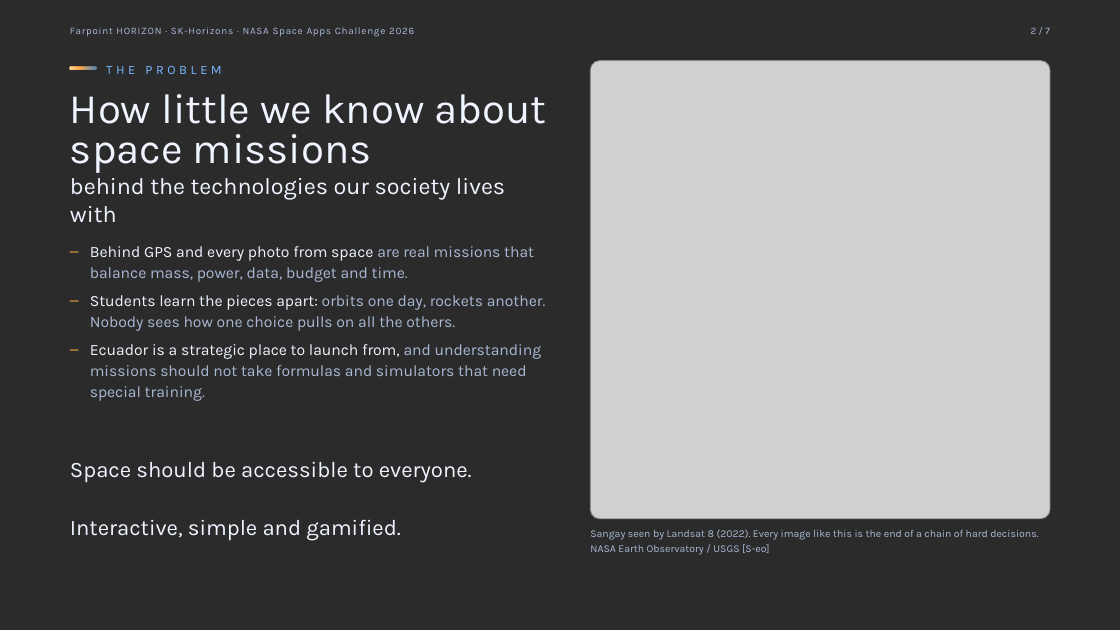
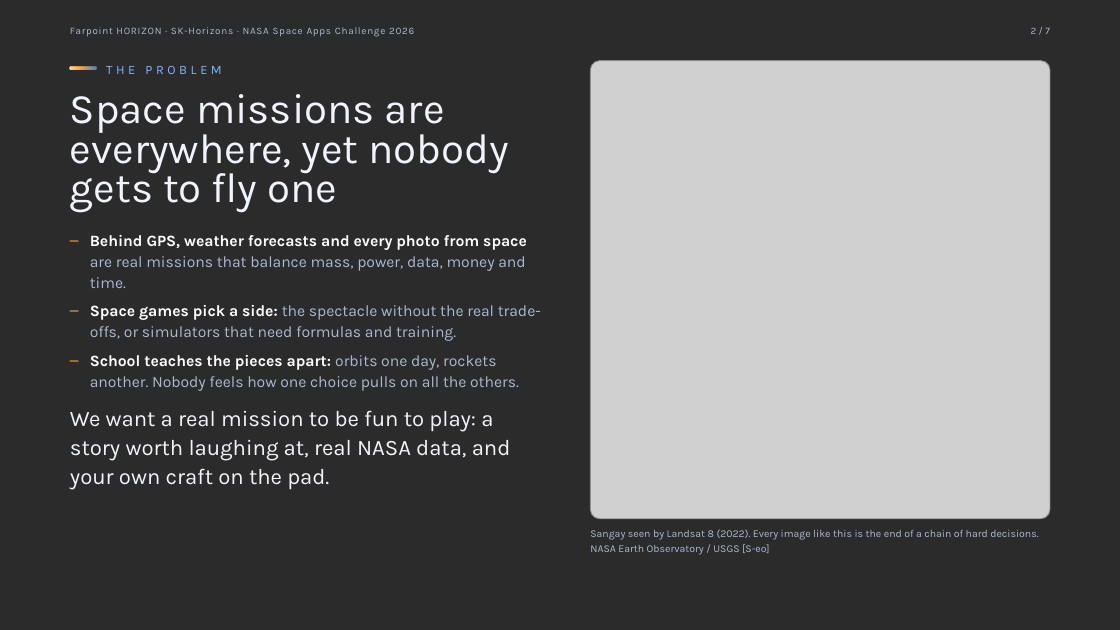
Before and after one commit to alexanderkholodov1/farpoint-horizon, a slide deck: slide 2 of spaceapps/global-submission/deck/Farpoint-HORIZON_NASA-Space-Apps-2026_Demo_EN.pptx. Drawn at 1120x630 pixels with LibreOffice and Linux fonts; fonts in the diff are those of the drawing; grey boxes stand for pictures; background and template pictures are left out; a plain dark background stands for a picture behind light text. Boxes give left, top, right and bottom in pixels: in the first picture for what was removed or moved away, otherwise in the second. Text is boxed around its words. In the diff, an @@ line names an element or a change of style, - is before the commit and + after.

```diff
--- a/spaceapps/global-submission/deck/Farpoint-HORIZON_NASA-Space-Apps-2026_Demo_EN.pptx
+++ b/spaceapps/global-submission/deck/Farpoint-HORIZON_NASA-Space-Apps-2026_Demo_EN.pptx
@@ text at [70, 94, 508, 213]: text changed; size 20 to 36 pt @@
-How little we know about space missions
-behind the technologies our society lives with
+Space missions are everywhere, yet nobody gets to fly one
@@ text at [90, 235, 541, 391]: text changed @@
-– Behind GPS and every photo from space are real missions that balance mass, power, data, budget and time.
-– Students learn the pieces apart: orbits one day, rockets another. Nobody sees how one choice pulls on all the others.
-– Ecuador is a strategic place to launch from, and understanding missions should not take formulas and simulators that need special training.
+– Behind GPS, weather forecasts and every photo from space are real missions that balance mass, power, data, money and time.
+– Space games pick a side: the spectacle without the real trade-offs, or simulators that need formulas and training.
+– School teaches the pieces apart: orbits one day, rockets another. Nobody feels how one choice pulls on all the others.
@@ text at [70, 410, 511, 490]: text changed @@
-Space should be accessible to everyone.
-Interactive, simple and gamified.
+We want a real mission to be fun to play: a story worth laughing at, real NASA data, and your own craft on the pad.
```
Also in this commit, not shown: 2 other slides changed, 1 slide added, 1 slide removed, 5 other files.
